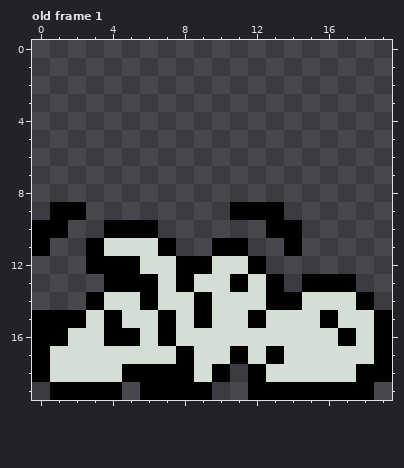
Two versions of one pixel-art file, Digital Virtual Pets/do_not_build/aseprite/Pets/NuhBuh.aseprite. Above, as it was before the edit.
20x20 pixels, 1 frame. Shown: old frame 1. The commit also changed other frames, which this record leaves out.
The result:
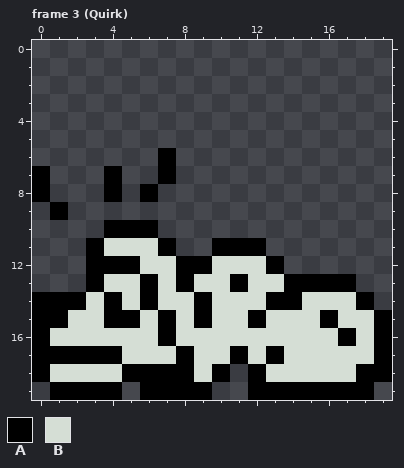
Palette (. is transparent): A #000000  B #d5ded5
A new or re-ordered frame is compared with the old frame closest to it.
The exact change:
frames 1 -> 6
Frame 3 (Quirk) is new; against old frame 1, layer "Sprite":
Colour A is added in row 6 at x 7; in row 7 at x 0, 4 and 7; in row 8 at x 0, 4 and 6; in row 11 at x 12; in row 12 at x 13; in row 13 at x 3 and 14.
Colour A is added in row 14 at x 0 to 2.
Colour A replaces colour B in row 14 at x 4; in row 15 at x 5; in row 17 at x 1 to 4.
Colour B replaces colour A in row 12 at x 12; in row 13 at x 4 to 5 and 13; in row 14 at x 3; in row 15 at x 2; in row 16 at x 1 and 4 to 5.
The author cleared colour A in row 9 at x 2 and 11 to 13; in row 10 at x 0 to 1 and 13 to 14; in row 11 at x 0 and 14.
Boxes around the changes in both pictures, in picture pixels (x1, y1, x2, y2):
changed: (32, 148, 302, 364)
